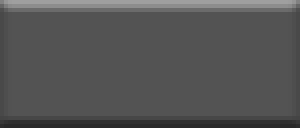
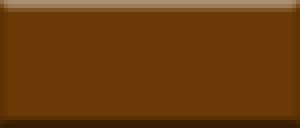
Comparing the layer stacks of the two 300px x 128px images. Changes:
showed "矩形 1" (2nd of 4), painted on it over <box>0,0,300,128</box>
hid "矩形 1" (4th of 4) over <box>0,0,300,128</box>
